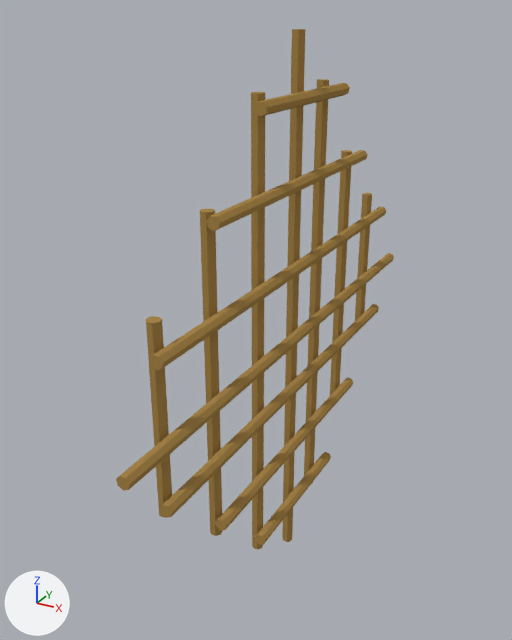
Renders of the Blender file Assets/Models/Corn_Sort/net.blend from each side of a commit.
Rendered twice from a 50 mm camera at (0.645, -1.268, 0.623) aimed at (-0.022, -0.055, 0.017). The axes (+X, +Y, +Z) are drawn at lower left. The lights are the same throughout.
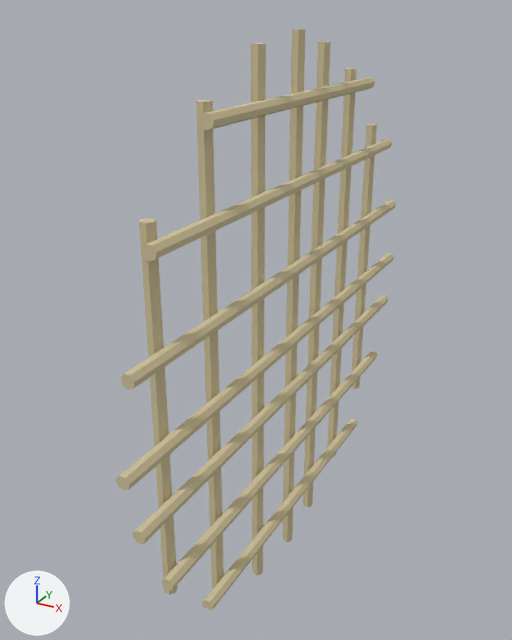
Commit message: added new net

Changed parts and their boxes (x1, y1, x2, y2) in the pictures (512 x 640 px; the box of a moved part takes in the faces that stretch with it):
'Cylinder.007', recoloured, reshaped (brown to beige, 12% taller): before (116, 29, 394, 550); after (116, 29, 396, 611)
part 1 of me_cylinder_009, moved or reshaped: before (215, 377, 353, 531); after (161, 351, 378, 590)
part 2 of me_cylinder_009, moved or reshaped: before (149, 206, 386, 370); after (120, 200, 396, 390)
part 3 of me_cylinder_009, moved or reshaped: before (206, 150, 368, 231); after (142, 139, 392, 261)
part 4 of me_cylinder_009, moved or reshaped: before (254, 83, 350, 116); after (200, 77, 375, 130)
part 5 of me_cylinder_009, moved or reshaped: before (146, 316, 172, 518); after (139, 218, 178, 595)
part 6 of me_cylinder_009, moved or reshaped: before (355, 193, 372, 321); after (351, 124, 377, 389)
part 7 of me_cylinder_009, moved or reshaped: before (330, 150, 352, 395); after (327, 68, 357, 456)
part 8 of me_cylinder_009, moved or reshaped: before (160, 79, 379, 550); after (132, 42, 389, 611)

The change, as a list of edits to the scene's bpy script:
```text
Change mat_rope:
    mat_rope.base_color: (0.393, 0.239, 0.0685) -> (0.638, 0.554, 0.341)  # brown #a8864a -> beige #d1c49e
Change me_cylinder_009:
    where me_cylinder_009.from_pydata(...)  # 196 vertices, 126 faces; spans x 0.024..0.075, y -0.612..0.564, z -0.588..0.588
    used by ob_cylinder_007; location = (0.0, 0.0, 0.0)
    me_cylinder_009 part 1: the loose piece of 14 vertices spanning x 0.05..0.075, y -0.349..0.301, z -0.293..-0.269 is scaled about its middle by (1, 1.55, 1), then moved by (0.0, 0.005, 0.0)
    me_cylinder_009 part 2: the loose piece of 14 vertices spanning x 0.05..0.075, y -0.515..0.467, z 0.13..0.154 is scaled about its middle by (1, 1.15, 1), then moved by (0.0, 0.005, 0.0)
    me_cylinder_009 part 3: the loose piece of 14 vertices spanning x 0.05..0.075, y -0.349..0.301, z 0.3..0.325 is scaled about its middle by (1, 1.52, 1), then moved by (0.0, 0.002, 0.0)
    me_cylinder_009 part 4: the loose piece of 14 vertices spanning x 0.05..0.075, y -0.192..0.169, z 0.458..0.482 is scaled about its middle by (1, 1.88, 1), then moved by (0.0, -0.009, 0.0)
    me_cylinder_009 part 5: the loose piece of 14 vertices spanning x 0.024..0.049, y -0.493..-0.469, z -0.168..0.193 is scaled about its middle by (1, 1, 1.9), then moved by (0.0, 0.0, -0.009)
    me_cylinder_009 part 6: the loose piece of 14 vertices spanning x 0.024..0.049, y 0.413..0.437, z -0.168..0.193 is scaled about its middle by (1, 1, 2.01), then moved by (0.0, 0.0, -0.011)
    me_cylinder_009 part 7: the loose piece of 14 vertices spanning x 0.024..0.049, y 0.258..0.282, z -0.325..0.325 is scaled about its middle by (1, 1, 1.54), then moved by (0.0, 0.0, 0.002)
    me_cylinder_009 part 8: 70 of 196 vertices moved; they spanned x 0.024..0.075, y -0.515..0.467, z -0.491..0.491 and now span x 0.024..0.075, y -0.587..0.546, z -0.566..0.569; mean shift (0.0, 0.002, 0.001); largest move (0.073, -0.192, -0.443) -> (0.073, -0.404, -0.443)
```
